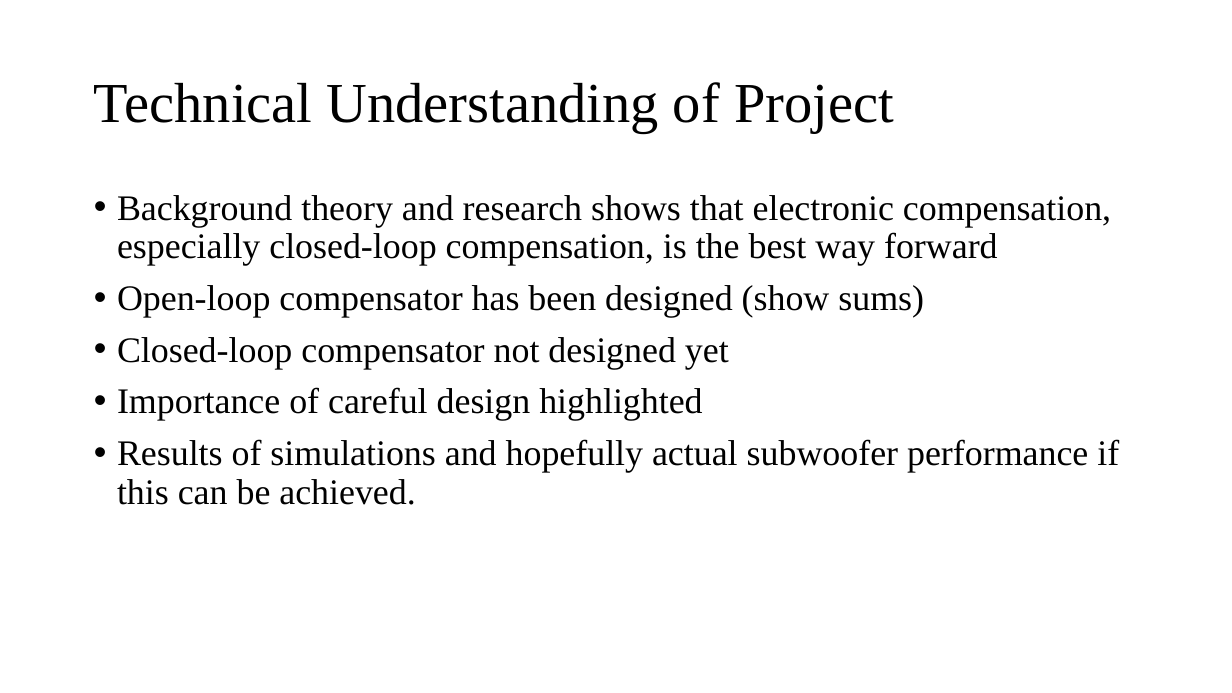
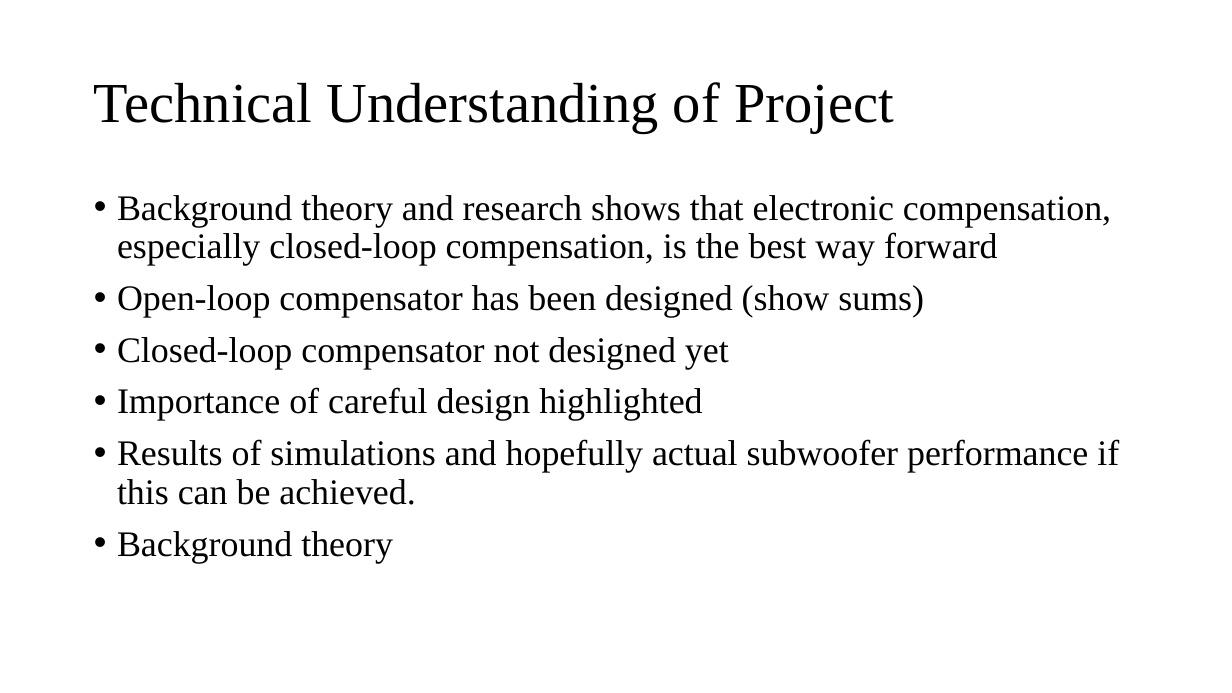
Before and after one commit to spez1998/3rd-year-project, a slide deck: slide 3 of Deliverables/2ndMarkerViva/viva_presentation.pptx. Drawn at 1232x693 pixels with LibreOffice and Linux fonts; fonts in the diff are those of the drawing. Boxes give left, top, right and bottom in pixels: in the first picture for what was removed or moved away, otherwise in the second. Text is boxed around its words. In the diff, an @@ line names an element or a change of style, - is before the commit and + after.

```diff
--- a/Deliverables/2ndMarkerViva/viva_presentation.pptx
+++ b/Deliverables/2ndMarkerViva/viva_presentation.pptx
@@ text at <box>117,531,393,563</box>: paragraph added @@
+• Background theory
```
Also in this commit, not shown: 1 slide added, 2 other files.
